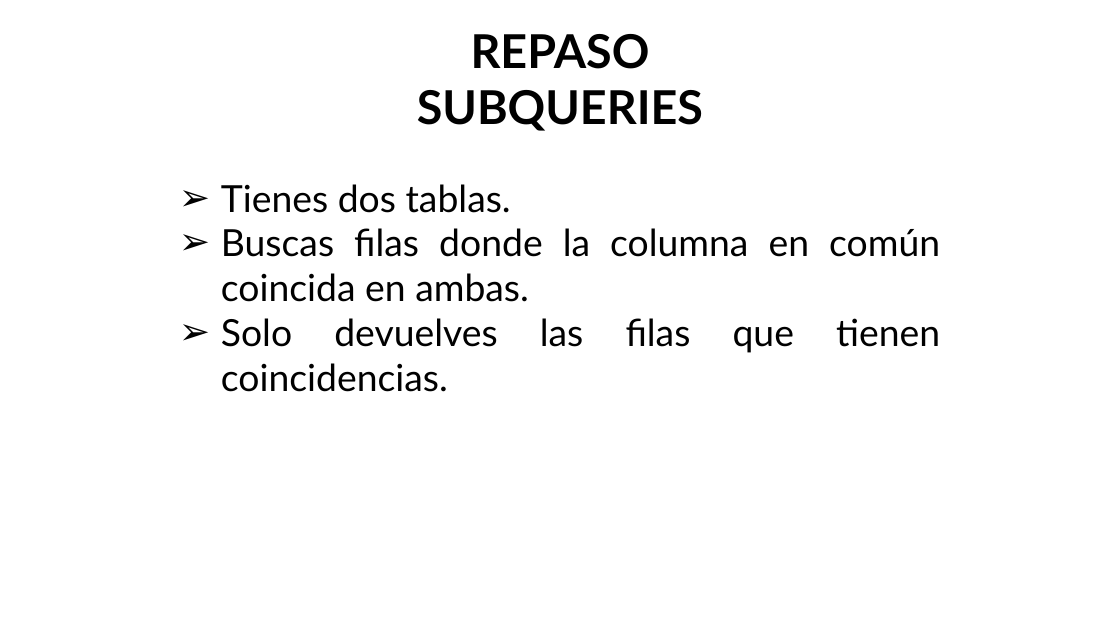
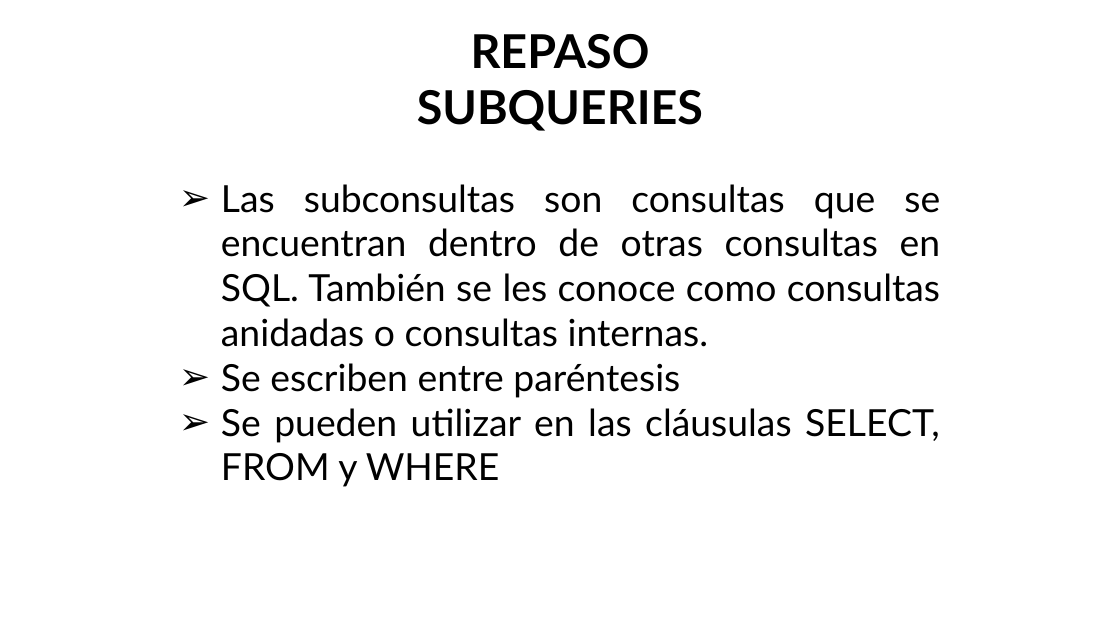
Before and after one commit to mateoloperac/Fundamentos-de-Bases-de-Datos, a slide deck: slide 3 of 03 - Introducción a bases de datos.pptx. Drawn at 1120x630 pixels with LibreOffice and Linux fonts; fonts in the diff are those of the drawing; background and template pictures are left out. Boxes give left, top, right and bottom in pixels: in the first picture for what was removed or moved away, otherwise in the second. Text is boxed around its words. In the diff, an @@ line names an element or a change of style, - is before the commit and + after.

```diff
--- a/03 - Introducción a bases de datos.pptx
+++ b/03 - Introducción a bases de datos.pptx
@@ text at <box>221,184,941,487</box>: text changed @@
-➢ Tienes dos tablas.
-➢ Buscas filas donde la columna en común coincida en ambas.
-➢ Solo devuelves las filas que tienen coincidencias.
+➢ Las subconsultas son consultas que se encuentran dentro de otras consultas en SQL. También se les conoce como consultas anidadas o consultas internas.
+➢ Se escriben entre paréntesis
+➢ Se pueden utilizar en las cláusulas SELECT, FROM y WHERE
```
Also in this commit, not shown: 1 other slide changed.
